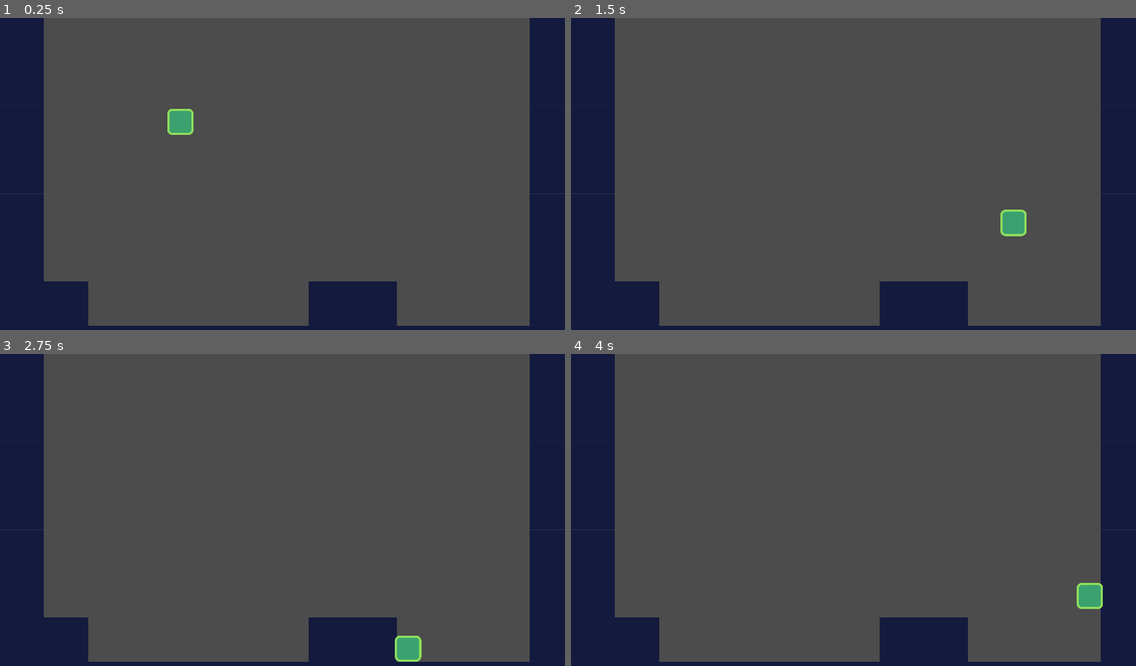
Above: before the commit, frames 1-4 (two rows, left to right).
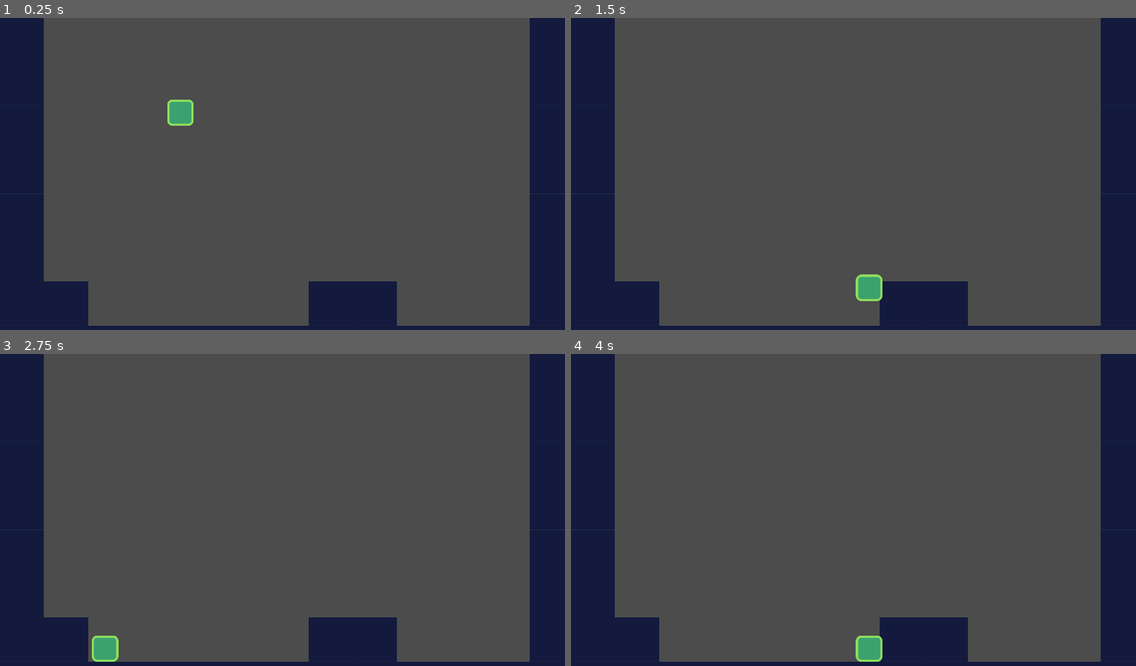
Above: after the commit, the same moments.

Repository: franpas12123/2d-platformer
Game: Godot game, scene res://src/Levels/LevelTemplate.tscn
Two runs of this game, one before a commit and one after it. Both use one fixed random seed, a clock stepped at 60 frames per second and the inputs below.
Inputs:
- Up to frame 1 (0.25 s): no input
- Up to frame 2 (1.5 s): hold D (move_right) from 0.53 s (still down); tap Space (jump) at 0.6, 0.77, 1.07, 1.35 s
- Up to frame 3 (2.75 s): tap Space (jump) at 1.52, 1.82, 2.1 s; release D (move_right) at 2.03 s; hold A (move_left) from 2.03 s (still down)
- Up to frame 4 (4 s): release A (move_left) at 2.78 s; hold D (move_right) from 2.78 s (still down); tap Space (jump) at 2.85, 3.02, 3.32, 3.6, 3.77 s

The runs differ from the first frame. In frame 1, 0.3% of the frame differs, in the area x 29-35%, y 26-38%; in frame 2, 0.8%, in the area x 50-81%, y 61-91%; in frame 3, 0.8%; in frame 4, 0.8%.

Commit message:
add variable jump height

Diff:
--- a/src/Actors/Actor.gd
+++ b/src/Actors/Actor.gd
@@ -5,6 +5,6 @@
 const FLOOR_NORMAL = Vector2.UP
 
 export var speed = Vector2(500.0, 800.0)
-export var gravity = 3000.0
+export var gravity = 2500.0
 
 var velocity = Vector2.ZERO
--- a/src/Actors/Player.gd
+++ b/src/Actors/Player.gd
@@ -5,15 +5,16 @@
 	print('child process')
 
 func _physics_process(delta):
+	var is_jump_interrupted = Input.is_action_just_released("jump") and velocity.y < 0.0
 	var direction = get_direction()
 
-	velocity = calculate_move_velocity(velocity, direction, speed)
+	velocity = calculate_move_velocity(velocity, direction, speed, is_jump_interrupted)
 	velocity = move_and_slide(velocity, FLOOR_NORMAL)
 
 func get_direction():
 	return Vector2(Input.get_action_strength("move_right") - Input.get_action_strength("move_left"), -1.0 if Input.is_action_just_pressed("jump") and is_on_floor() else 0.0)
 
-func calculate_move_velocity(linear_velocity, direction, speed):
+func calculate_move_velocity(linear_velocity, direction, speed, is_jump_interrupted):
 	var new_velocity = linear_velocity
 	new_velocity.x = direction.x * speed.x
 	new_velocity.y += gravity * get_physics_process_delta_time()
@@ -21,4 +22,6 @@
 	if direction.y == -1:
 		new_velocity.y = speed.y * direction.y
 
+	if is_jump_interrupted:
+		new_velocity.y = 0.0
 	return new_velocity
